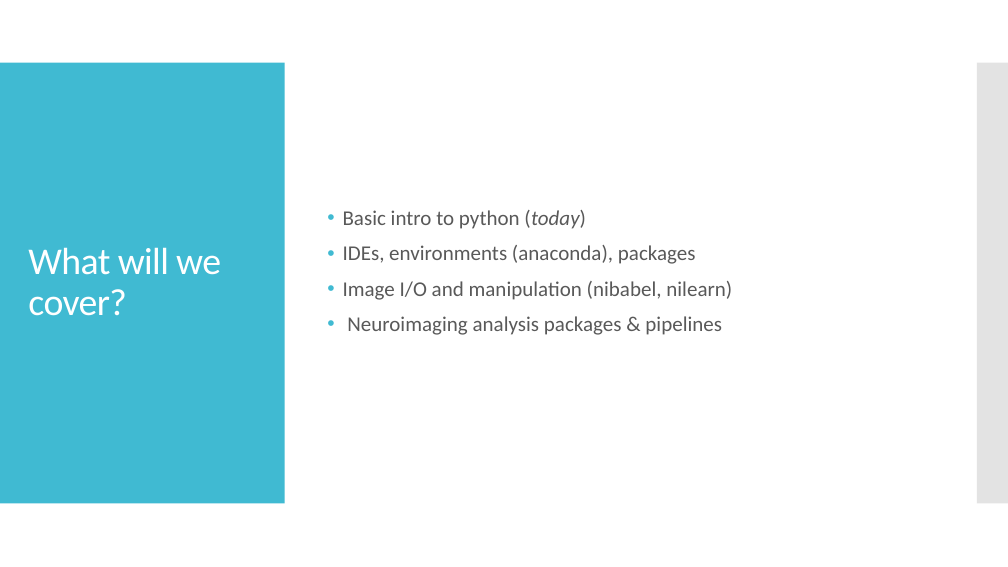
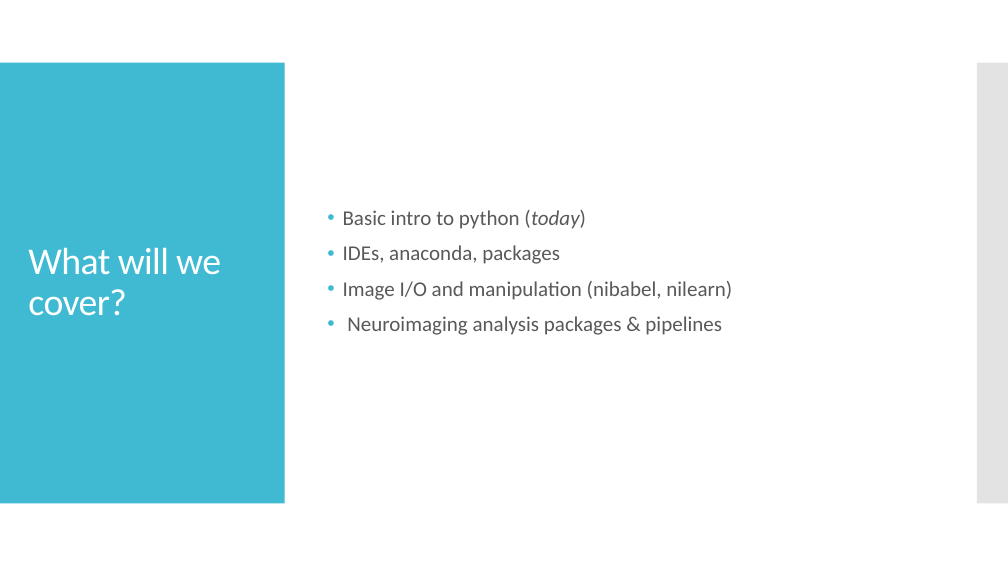
Before and after one commit to frdarya/Python4Neuroimaging, a slide deck: slide 3 of Session1.pptx. Drawn at 1008x567 pixels with LibreOffice and Linux fonts; fonts in the diff are those of the drawing. Boxes give left, top, right and bottom in pixels: in the first picture for what was removed or moved away, otherwise in the second. Text is boxed around its words. In the diff, an @@ line names an element or a change of style, - is before the commit and + after.

```diff
--- a/Session1.pptx
+++ b/Session1.pptx
@@ text at box(343, 245, 560, 264): text changed @@
-• IDEs, environments (anaconda), packages
+• IDEs, anaconda, packages
```
Also in this commit, not shown: 2 other slides changed, 1 slide added.
